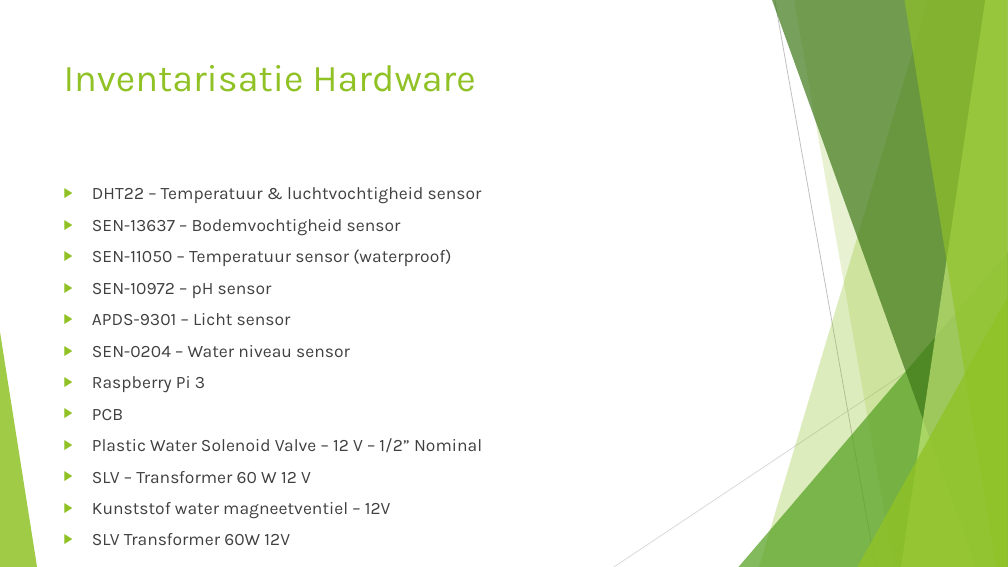
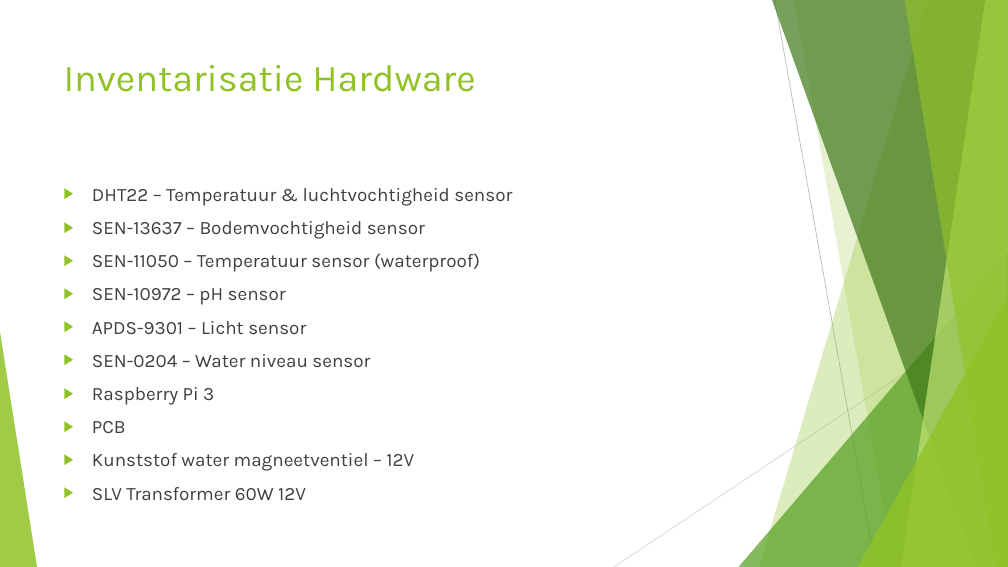
Before and after one commit to AP-IT-GH/iot18-lf2, a slide deck: slide 4 of doc/Lab Farm presentatie.pptx. Drawn at 1008x567 pixels with LibreOffice and Linux fonts; fonts in the diff are those of the drawing. Boxes give left, top, right and bottom in pixels: in the first picture for what was removed or moved away, otherwise in the second. Text is boxed around its words. In the diff, an @@ line names an element or a change of style, - is before the commit and + after.

```diff
--- a/doc/Lab Farm presentatie.pptx
+++ b/doc/Lab Farm presentatie.pptx
@@ text "DHT22 – Temperatuur & luchtvochtigheid ..." at (x1=92, y1=188, x2=512, y2=500): size 16.6 to 18 pt @@
@@ text at (x1=92, y1=438, x2=482, y2=483): paragraphs removed @@
-▶ Plastic Water Solenoid Valve – 12 V – 1/2” Nominal
-▶ SLV – Transformer 60 W 12 V
```
Also in this commit, not shown: 1 slide added, 1 other file.
